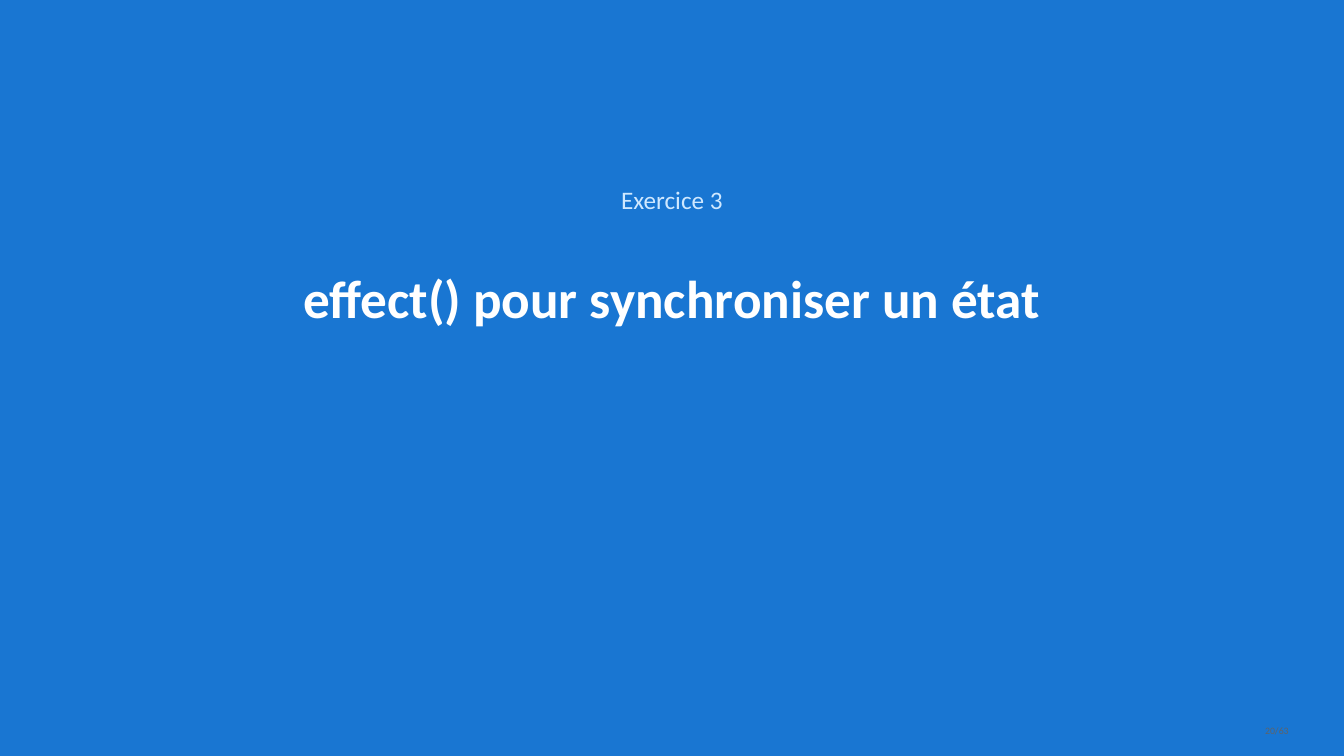
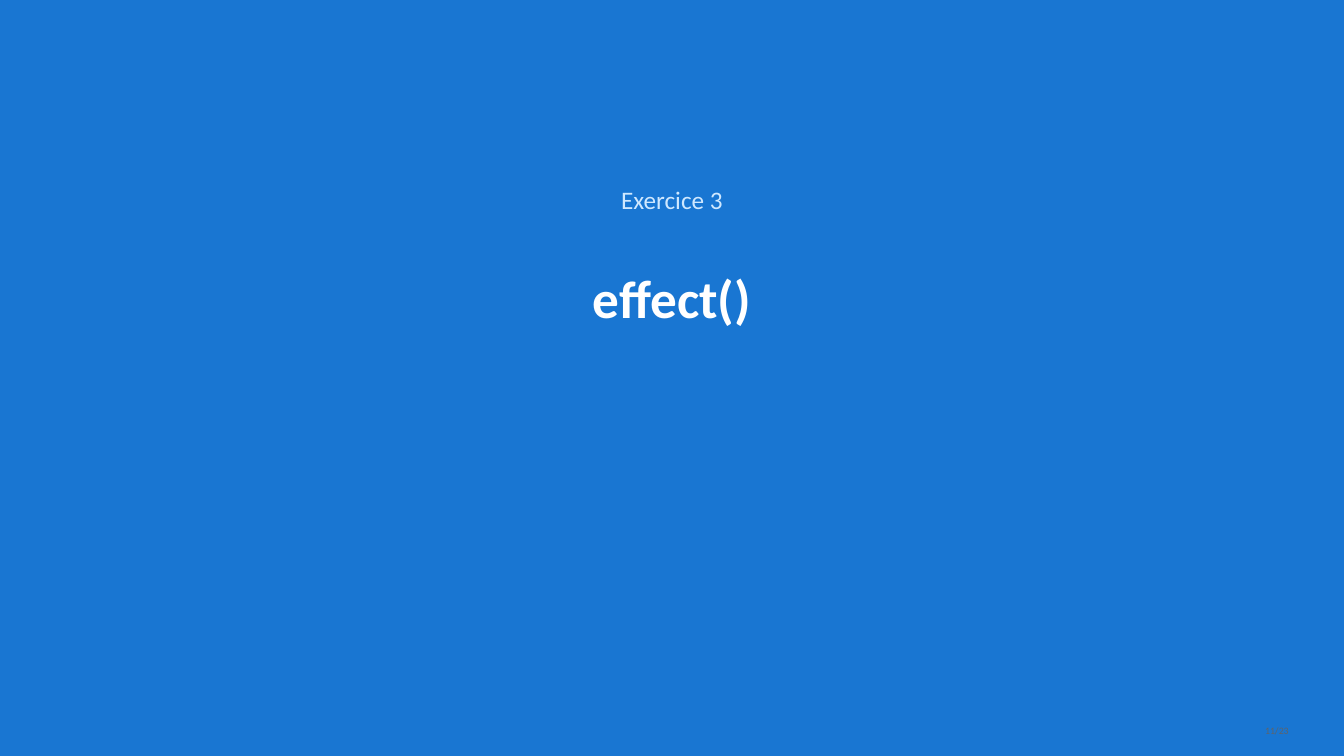
Before and after one commit to AchrafSlaoui/dojo-angular, a slide deck: slide 11 of docs/dojo-signals.pptx (slide 20 before the commit). Drawn at 1344x756 pixels with LibreOffice and Linux fonts; fonts in the diff are those of the drawing. Boxes give left, top, right and bottom in pixels: in the first picture for what was removed or moved away, otherwise in the second. Text is boxed around its words. In the diff, an @@ line names an element or a change of style, - is before the commit and + after.

```diff
--- a/docs/dojo-signals.pptx
+++ b/docs/dojo-signals.pptx
@@ text at bbox=[593, 278, 751, 326]: text changed @@
-effect() pour synchroniser un état
+effect()
```
Also in this commit, not shown: 8 other slides changed, 14 slides added, 54 slides removed, 2 other files.
